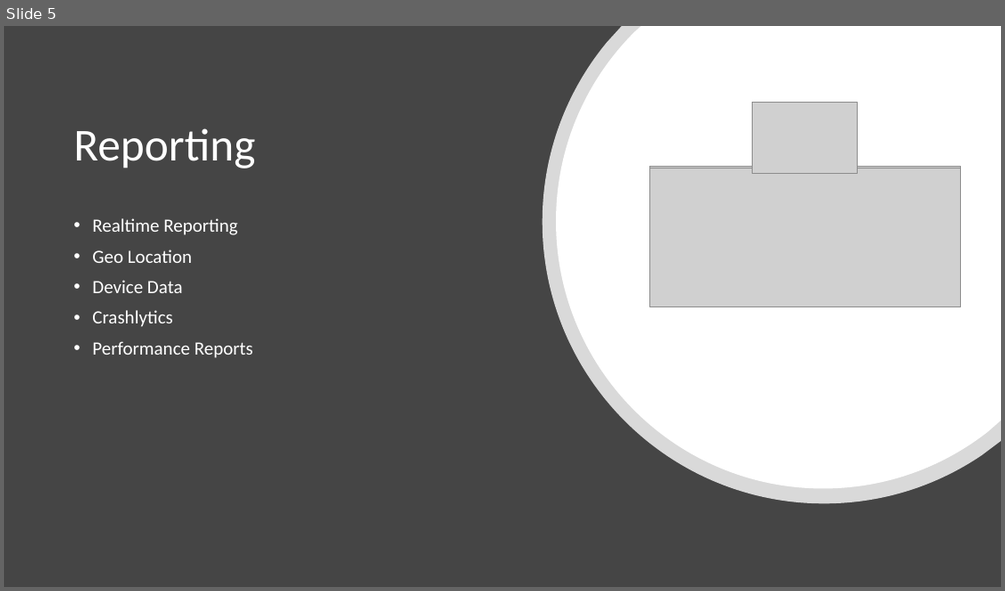
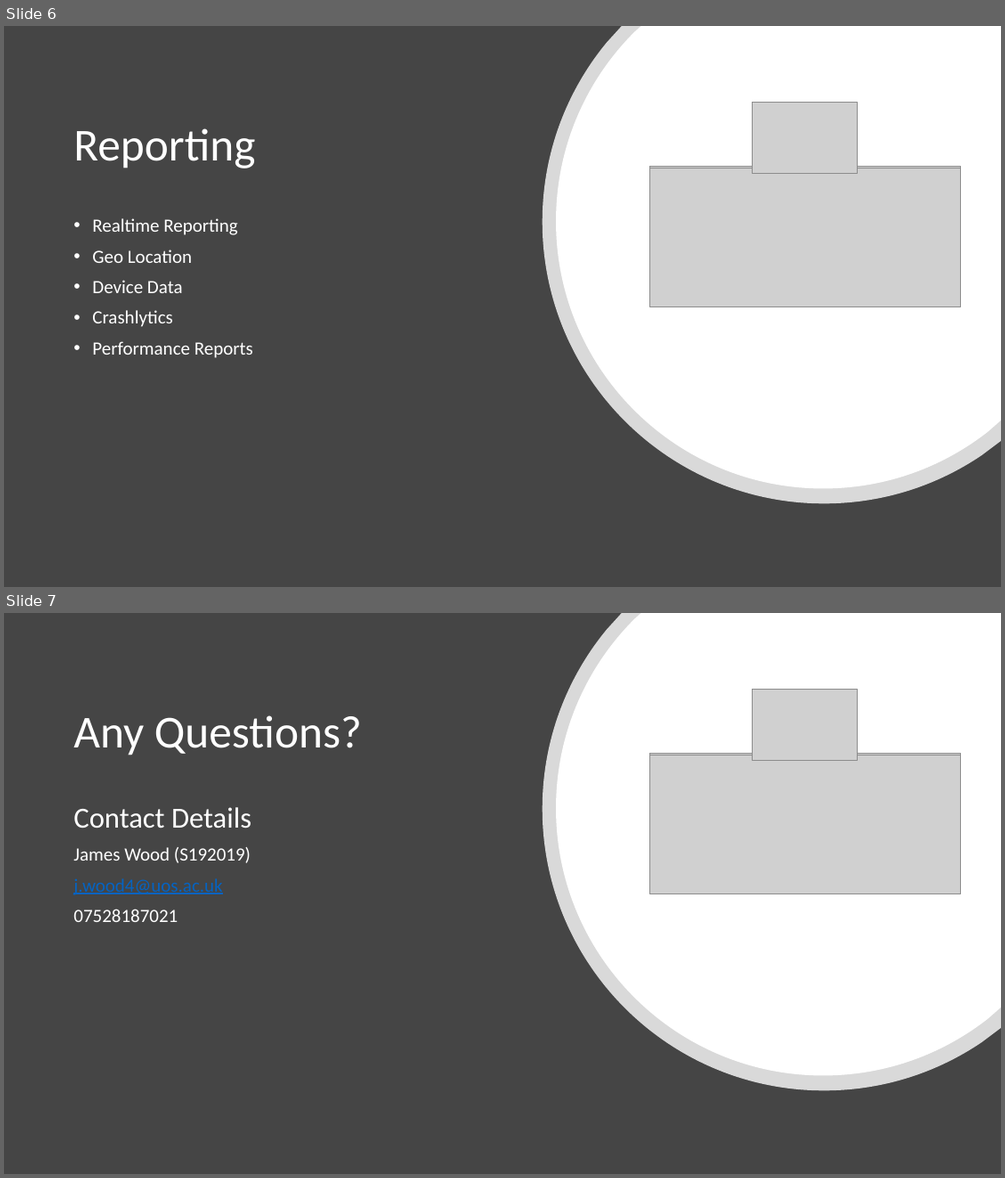
Before and after one commit to UoSGroupProjects1819/mwe-group-project-group-1, a slide deck: Presentations/Firebase Presentation.pptx. Shown one above the other, each under a label of ours: slide 5 before the commit, slides 6 and 7 after it. The pictures are 1005x591 and 1005x1178 pixels, drawn with LibreOffice and Linux fonts; fonts in the diff are those of the drawing; grey boxes stand for pictures. Boxes give left, top, right and bottom in pixels: in the first picture for what was removed or moved away, otherwise in the second. Text is boxed around its words. In the diff, an @@ line names an element or a change of style, - is before the commit and + after.

Commit message:
Updated Presentation

```diff
--- a/Presentations/Firebase Presentation.pptx
+++ b/Presentations/Firebase Presentation.pptx
@@ slide 7 added at (4, 613, 1001, 1174), background #454545 @@
@@ freeform shape added at (542, 613, 1001, 1091), fill #FFFFFF at 80% opacity @@
@@ freeform shape added at (556, 613, 1001, 1075), fill #FFFFFF @@
@@ picture added at (752, 690, 858, 761) @@
@@ title added at (73, 715, 362, 755), 44 pt, text #FFFFFF @@
+Any Questions?
@@ picture added at (649, 753, 960, 892) @@
@@ picture added at (649, 755, 960, 893) @@
@@ text added at (73, 807, 251, 922), 18 pt, text #FFFFFF @@
+Contact Details
+James Wood (S192019)
+j.wood4@uos.ac.uk
+07528187021
@@ what was slide 5 is now slide 6 @@
```
Also in this commit, not shown: 1 other slide added, 3 other files.
